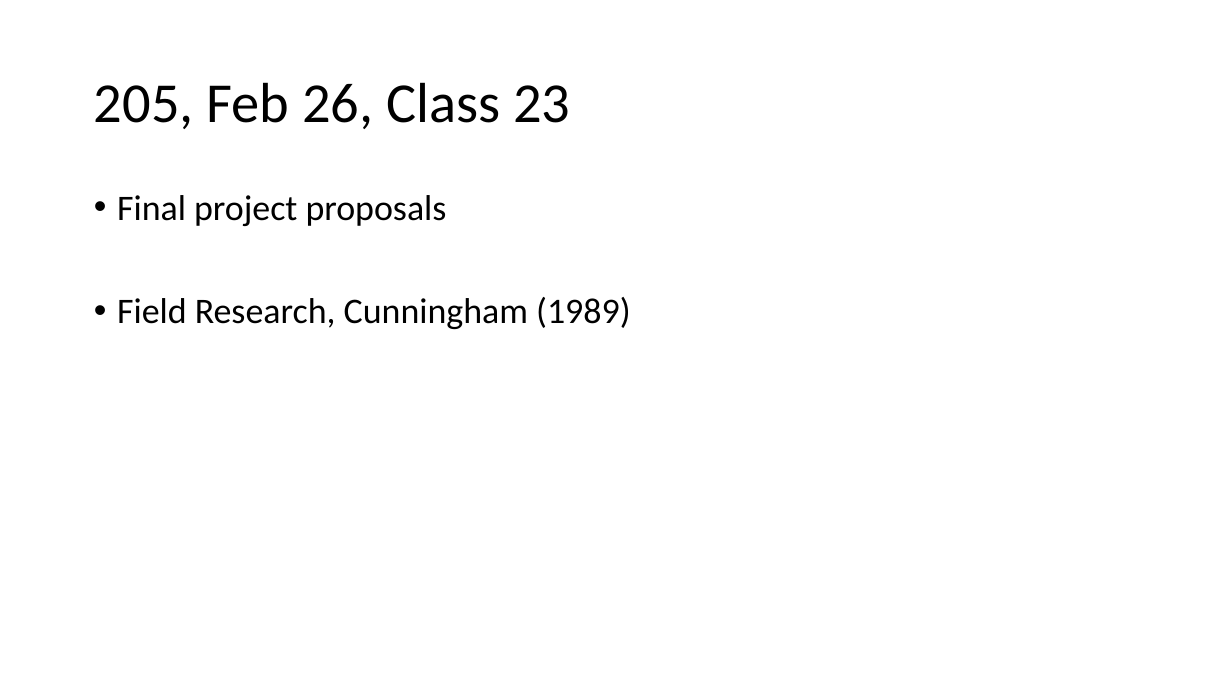
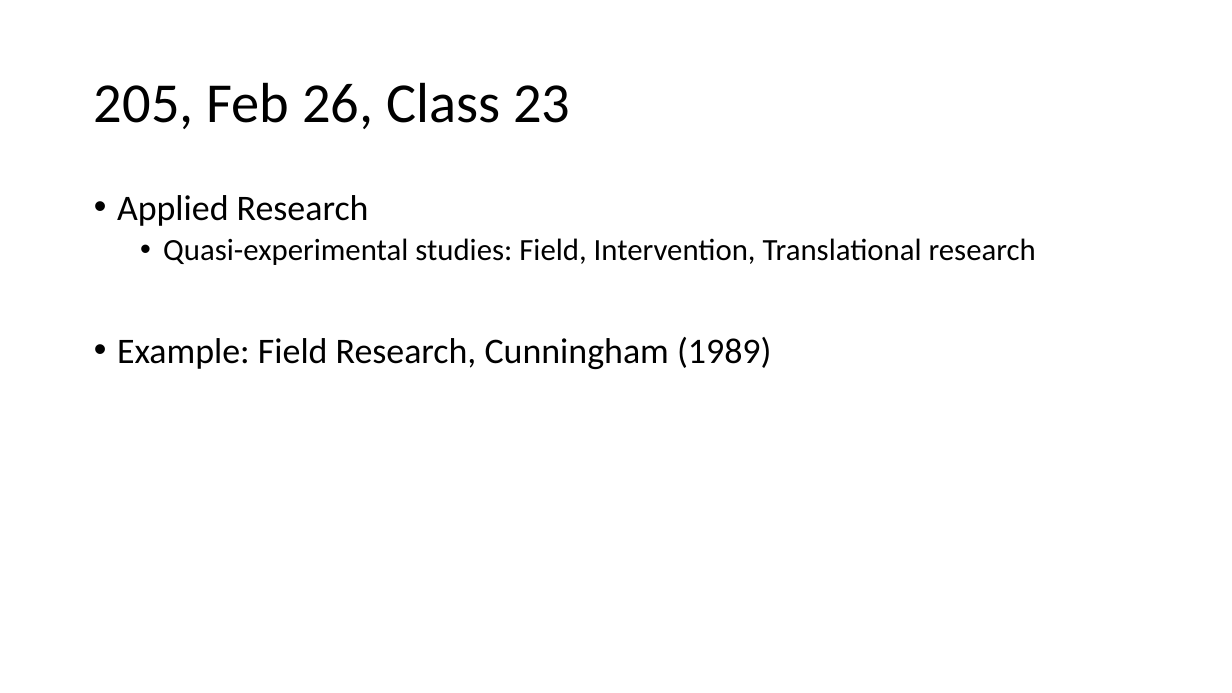
Before and after one commit to preber/Research-Methods, a slide deck: slide 1 of Class Slides 2024/Class 23.pptx. Drawn at 1232x693 pixels with LibreOffice and Linux fonts; fonts in the diff are those of the drawing. Boxes give left, top, right and bottom in pixels: in the first picture for what was removed or moved away, otherwise in the second. Text is boxed around its words. In the diff, an @@ line names an element or a change of style, - is before the commit and + after.

```diff
--- a/Class Slides 2024/Class 23.pptx
+++ b/Class Slides 2024/Class 23.pptx
@@ text at bbox=[117, 195, 1036, 369]: text changed; size 28 to 24 pt @@
-• Final project proposals
-• Field Research, Cunningham (1989)
+• Applied Research
+  • Quasi-experimental studies: Field, Intervention, Translational research
+• Example: Field Research, Cunningham (1989)
```
Also in this commit, not shown: 2 other slides changed, 5 slides added, 8 slides removed, 11 other files.
